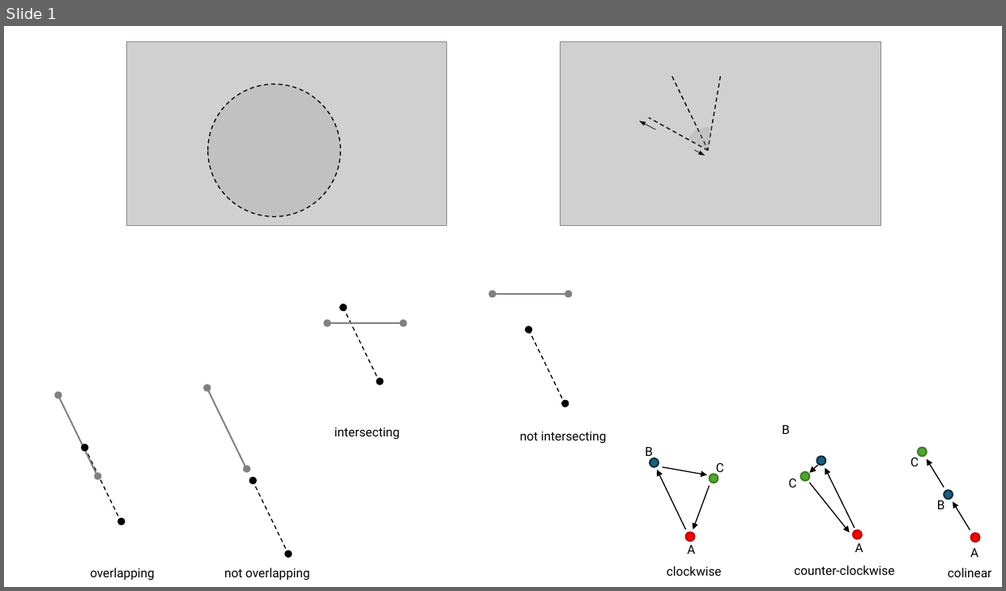
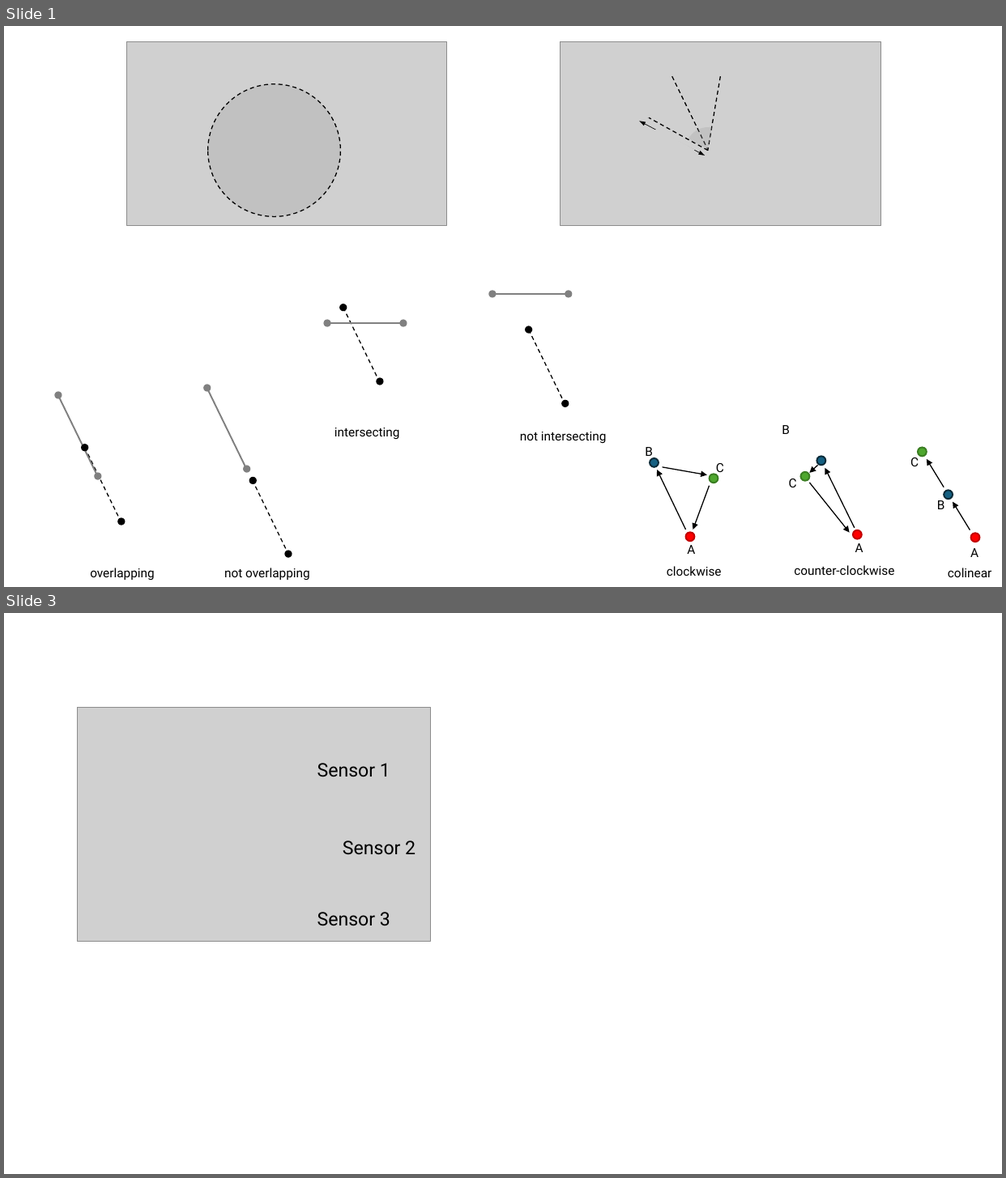
Before and after one commit to engmaths/SEMT10002_2025, a slide deck: media/week_10/diagrams.pptx. Shown one above the other, each under a label of ours: slide 1 before the commit, slides 1 and 3 after it; the slides between them are not shown. The pictures are 1006x591 and 1006x1178 pixels, drawn with LibreOffice and Linux fonts; fonts in the diff are those of the drawing; grey boxes stand for pictures; background and template pictures are left out. Boxes give left, top, right and bottom in pixels: in the first picture for what was removed or moved away, otherwise in the second. Text is boxed around its words. In the diff, an @@ line names an element or a change of style, - is before the commit and + after.

```diff
--- a/media/week_10/diagrams.pptx
+++ b/media/week_10/diagrams.pptx
@@ slide 3 added at (x1=4, y1=613, x2=1002, y2=1174), background #FFFFFF @@
@@ group added at (x1=78, y1=707, x2=431, y2=942): 3 texts, 1 picture @@
+Sensor 1
+Sensor 2
+Sensor 3
```
Also in this commit, not shown: 1 other slide added, 2 other files.
